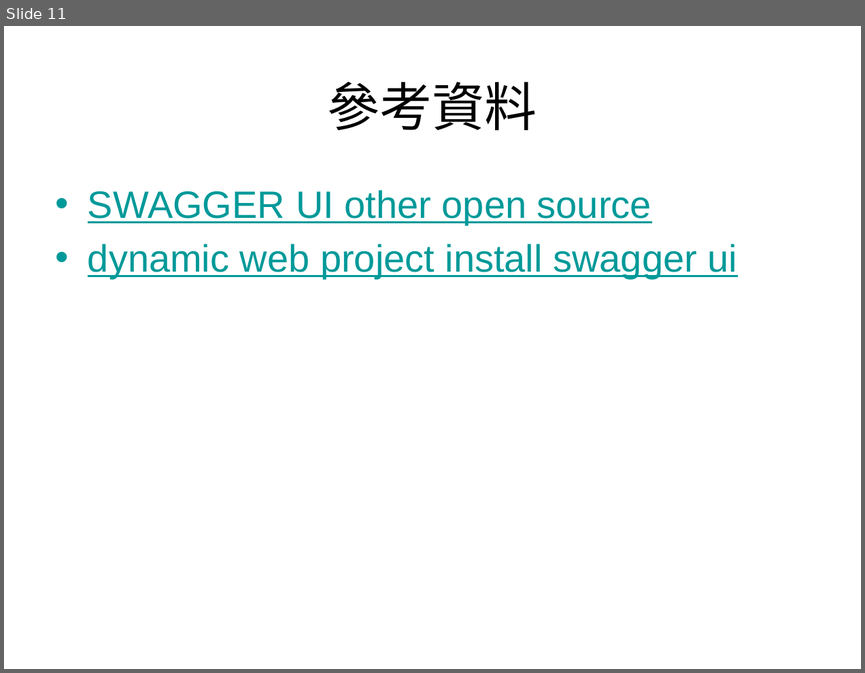
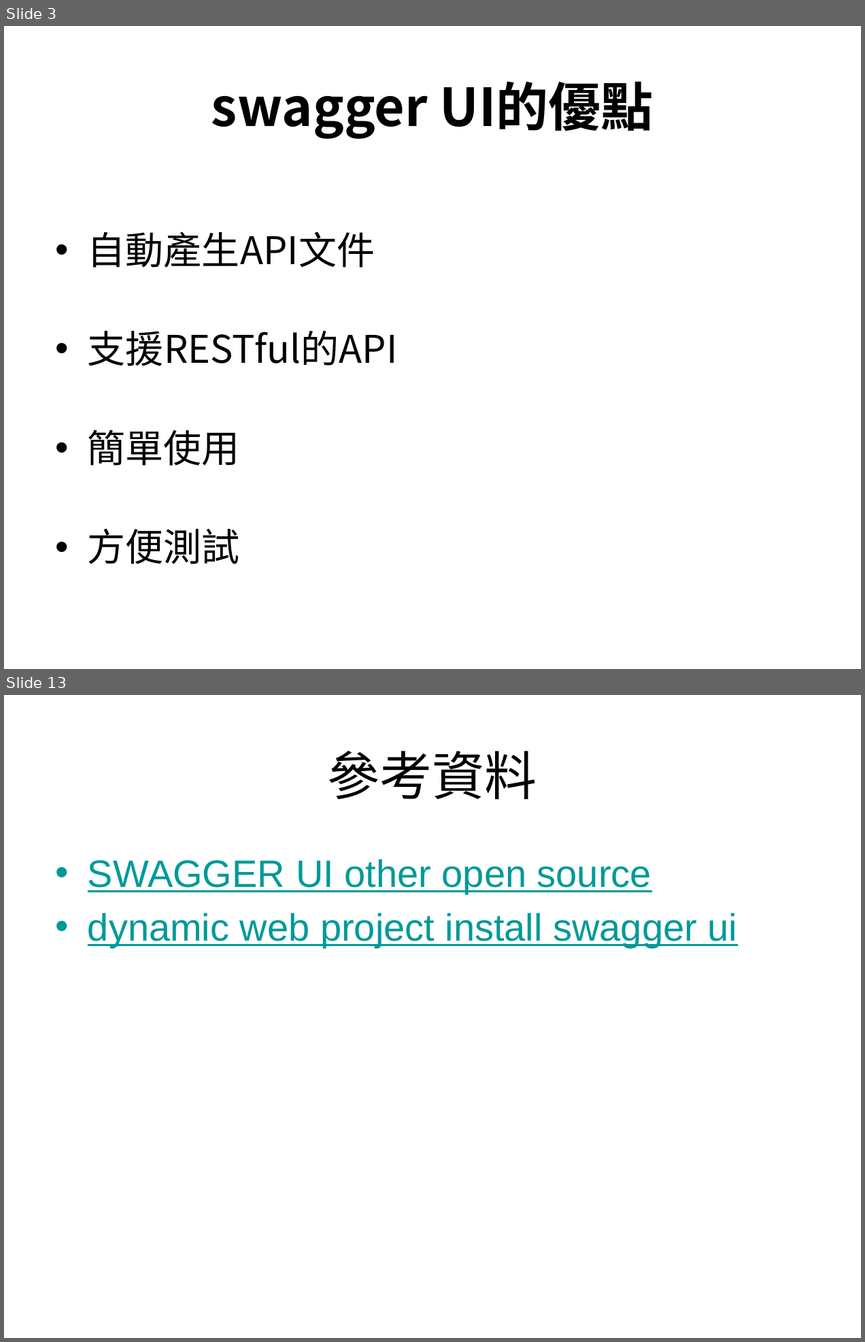
Before and after one commit to xyz90161/PPT, a slide deck: swagger_UI.pptx. Shown one above the other, each under a label of ours: slide 11 before the commit, slides 3 and 13 after it; the slides between them are not shown. The pictures are 865x673 and 865x1342 pixels, drawn with LibreOffice and Linux fonts; fonts in the diff are those of the drawing; background and template pictures are left out. Boxes give left, top, right and bottom in pixels: in the first picture for what was removed or moved away, otherwise in the second. Text is boxed around its words. In the diff, an @@ line names an element or a change of style, - is before the commit and + after.

Commit message:
swagger ui

```diff
--- a/swagger_UI.pptx
+++ b/swagger_UI.pptx
@@ slide 3 added at <box>4,26,861,669</box>, background picture (left out) @@
@@ title added at <box>211,81,653,139</box>, 44 pt, text #000000, bold @@
+swagger UI的優點
@@ text added at <box>88,231,398,564</box>, 32 pt, text #000000 @@
+• 自動產生API文件
+• 支援RESTful的API
+• 簡單使用
+• 方便測試
@@ what was slide 11 is now slide 13 @@
```
Also in this commit, not shown: 10 slides changed, 2 other slides added.
